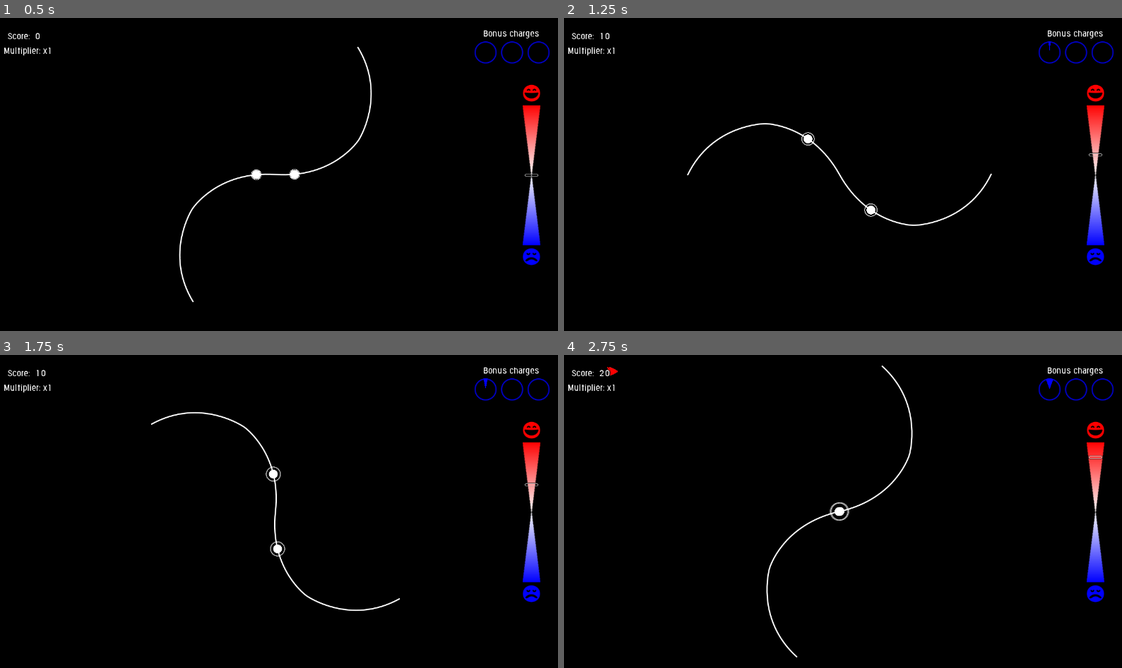
Above: before the commit, frames 1-4 (two rows, left to right).
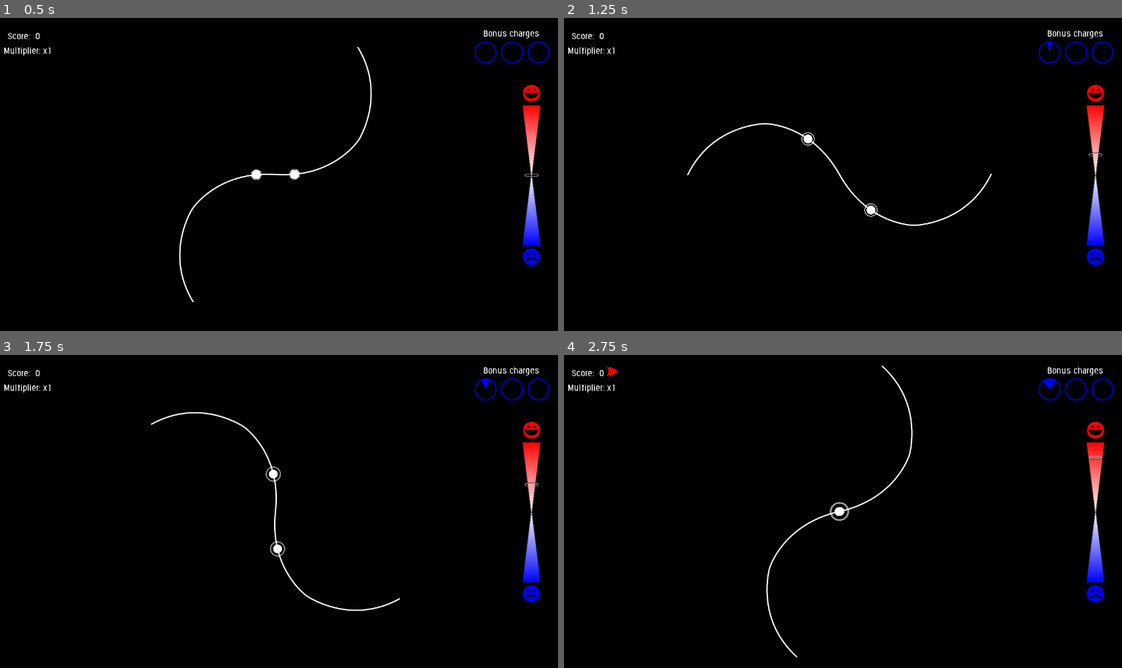
Above: after the commit, the same moments.

Repository: Aramatis/HRM-Game
Game: Godot game, scene res://scenes/levels/inward_outward/inward_outward.tscn
Same seed, same stepped clock (60 frames per second), same inputs: the game is played once before the commit and once after it. This scene is started directly instead of the project's main scene.
Inputs (mouse positions are in pixels of both pictures, inside the frame that each line leads up to):
- Up to frame 1 (0.5 s): no input
- Up to frame 2 (1.25 s): move the mouse to (870, 174) at 0.52 s; hold D (valence_up) from 0.53 s (still down); hold W (apply_bonus) from 0.53 s (still down)
- Up to frame 3 (1.75 s): keep holding D (valence_up); move the mouse to (245, 511) at 1.27 s; release W (apply_bonus) at 1.28 s; tap Space (main_action) at 1.35 s
- Up to frame 4 (2.75 s): keep holding D (valence_up); move the mouse to (854, 505) at 2.02 s; hold S (secondary_action) from 2.03 s (still down)

Frame 1 is identical in both runs. In frame 2, less than 0.1% of the frame differs, in the area x 6-88%, y 4-11%; in frame 3, less than 0.1%; in frame 4, less than 0.1%, in the area x 6-89%, y 4-11%.
Error in both runs: Assertion failed. (res://scripts/autoload/settings.gd:40)

Commit message:
Implemented difficulty system for prototype 1

Diff:
--- a/scripts/autoload/scene_switcher.gd
+++ b/scripts/autoload/scene_switcher.gd
@@ -4,7 +4,6 @@
 
 # * Variables
 const _path_prefix := "res://scenes/levels/%s"
-var _timer: Timer
 var _path: String
 var _next_scene
 var _next_state: Dictionary
@@ -18,10 +17,7 @@
 func _ready() -> void:
 	_path = ""
 	_next_scene = null
-	_timer = Timer.new()
-	add_child(_timer)
-	_timer.set_one_shot(true)
-	_timer.set_wait_time(15.0)
+	#! TODO: Update _path_list and _path_number
 	_path_list = [
 		"pre_game/pre_game",
 		"inward_outward/inward_outward",
@@ -29,7 +25,6 @@
 		"main_menu"
 	]
 	_path_number = 2
-	_timer.connect("timeout", self, "_load_scene")
 
 
 # Sets the scene change to start
@@ -38,7 +33,7 @@
 	_path_number += 1
 	_path_number %= _path_list.size()
 	_preload_scene()
-	_timer.start()
+	_load_scene()
 
 
 # Preloads the scene in the given path
@@ -56,20 +51,44 @@
 # Frees the current scene when it's safe
 func _deferred_load() -> void:
 	var _current_scene = get_tree().get_current_scene()
-	# TODO: Retrieve state
 	_current_scene.free()
 	var next_scene = _next_scene.instance()
 	get_tree().set_current_scene(next_scene)
 	_load_previous_state(next_scene)
+	next_scene.connect(
+		"level_finished", self, "scene_change", [], Object.CONNECT_ONESHOT
+	)
+	next_scene.start()
 
 
 # Retrieves the state of the current scene
 func _retrieve_state() -> Dictionary:
-	# TODO: Implement, and remember to pause
-	return {}
+	var _current_scene = get_tree().get_current_scene()
+	var state = _current_scene.retrieve_data()
+	var result = {}
+	if not state.empty():
+		result["current_val"] = state["current_val"]
+		var diff_raise = state["current_diff"] - state["base_diff"]
+		var target_raise = state["target_diff"] - state["base_diff"]
+		var raise_achieved = diff_raise / target_raise
+		result["base_diff"] = state["current_diff"] - (diff_raise / 3)
+		result["target_diff"] = (
+			result["base_diff"]
+			+ (target_raise * raise_achieved * 1.1)
+		)
+		result["current_hr"] = state["current_hr"]
+	return result
 
 
 # Loads the saved state from a previous scene
 func _load_previous_state(scene) -> void:
-	# TODO: Implement
+	if not _next_state.empty():
+		scene.set_start(_next_state)
+
+
+# Called every frame. 'delta' is the elapsed time since the previous frame.
+func _process(_delta: float) -> void:
+	#! TODO: Implement
+	#if _next_scene is null:
+	#	scene_change()
 	pass
--- a/scripts/levels/base_level/controller.gd
+++ b/scripts/levels/base_level/controller.gd
@@ -4,7 +4,7 @@
 # * Signals
 
 # * Variables
-var _last_avg_hr: float
+var _last_hr_progress: float
 var _last_difficulty: float
 
 # * Functions
@@ -12,7 +12,7 @@
 
 # Called when the node enters the scene tree for the first time
 func _ready() -> void:
-	_last_avg_hr = 0.0
+	_last_hr_progress = 0.0
 	_last_difficulty = 0.0
 	add_to_group("controllers")
 
@@ -28,15 +28,15 @@
 	return _last_difficulty
 
 
-# Called when the average hr is updated and should be overridden. By default
-# only saves the new average hr
-func hr_changed(new_avg_hr: float) -> void:
-	_last_avg_hr = new_avg_hr
+# Called when the heart rate progress is updated and should be overridden. By
+# default only saves the heart rate progress
+func hr_changed(new_hr_progress: float) -> void:
+	_last_hr_progress = new_hr_progress
 
 
-# Returns the current heart rate
-func get_avg_hr() -> float:
-	return _last_avg_hr
+# Returns the current heart rate progress
+func get_hr_progress() -> float:
+	return _last_hr_progress
 
 
 # Called when the main action is used and should be overridden. By default it
--- a/scripts/levels/base_level/level_controller.gd
+++ b/scripts/levels/base_level/level_controller.gd
@@ -12,7 +12,8 @@
 	Valence at {1}: {2}
 	Difficulty at {1}: {3}
 	Target Difficulty: {4}
-	Heart Rate at {1}: {5}"""
+	Heart Rate at {1}: {5}
+	Target Heart Rate: {6}"""
 # Name of the level
 export (String) var level_name := "base"
 # Total playtime of the level in seconds
@@ -22,15 +23,20 @@
 # Base valence of the user when the level starts
 export (float) var base_valence := 5.0
 # Base difficulty of the level when it starts
-export (float) var base_local_difficulty := 0.0
+export (float) var base_local_difficulty := 1.0
 # Target difficulty for the level to achieve at its end
-export (float) var target_local_difficulty := 5.0
+export (float) var target_local_difficulty := 3.0
+# Target heart rate for the level to achieve at its end, as fraction of the
+# initial heart rate
+export (float) var hr_variance_target := 1.2
 
 enum Actions { DIFF_UP, DIFF_DOWN, NONE }
 var current_valence: float
 var current_difficulty: float
 var level_gui: LevelGui
 var _heart_rates: Array
+var _base_hr: float
+var _hr_difference_target: float
 var _diff_step: float
 var _prev_action: int
 var _valence_difficulty_effect: float
@@ -38,6 +44,7 @@
 var _paused: bool
 var _end_timer: Timer
 var _adjust_timer: Timer
+var _hr_target_progress: float
 
 # * Functions
 
@@ -56,6 +63,9 @@
 	_adjust_timer.set_wait_time(adjust_time)
 	_prev_action = Actions.NONE
 	_heart_rates = []
+	_base_hr = -1.0
+	_hr_difference_target = -1.0
+	_hr_target_progress = 0.0
 	var step_amount = total_time / adjust_time
 	_diff_step = (target_local_difficulty - base_local_difficulty) / step_amount
 	heart_connector.register_hrm(
@@ -67,12 +77,48 @@
 
 
 # Sets the initial values to start the level
-func set_start(val_base: float, diff_base: float, diff_target: float) -> void:
-	base_valence = val_base
+func set_start(dict: Dictionary) -> void:
+	base_valence = dict["current_val"]
 	current_valence = base_valence
-	base_local_difficulty = diff_base
+	base_local_difficulty = dict["base_diff"]
 	current_difficulty = base_local_difficulty
-	target_local_difficulty = diff_target
+	target_local_difficulty = dict["target_diff"]
+	update_hr(int(dict["current_hr"]))
+	var step_amount = total_time / adjust_time
+	_diff_step = (target_local_difficulty - base_local_difficulty) / step_amount
+
+
+# Starts the level
+func start() -> void:
+	if not _started:
+		_full_entry("start")
+		_started = true
+		emit_signal("level_started")
+		_end_timer.start()
+		_adjust_timer.start()
+		level_gui.set_active(true)
+
+
+# Ends the level
+func end() -> void:
+	if _started:
+		level_gui.set_active(false)
+		_started = false
+		_full_entry("finish")
+		emit_signal("level_finished")
+
+
+# Retrieves the important data of the level
+func retrieve_data() -> Dictionary:
+	return {
+		"base_diff": base_local_difficulty,
+		"target_diff": target_local_difficulty,
+		"current_diff": current_difficulty,
+		"current_val": current_valence,
+		"base_hr": _base_hr,
+		"target_hr": _base_hr + _hr_difference_target,
+		"current_hr": _real_array_avg(_heart_rates)
+	}
 
 
 # Adjust the difficulty on a valence change
@@ -89,16 +135,27 @@
 			pass
 
 
-# Adjust the hr parameters
+# Adjusts the hr parameters and notifies controllers of hr progress if necessary
 func update_hr(tick: int) -> void:
 	_heart_rates.append(tick * 1.0)
-	if _heart_rates.size() > 5:
+	if _heart_rates.size() == 5:
+		_base_hr = _real_array_avg(_heart_rates)
+		_hr_difference_target = (_base_hr * hr_variance_target) - _base_hr
+	elif _heart_rates.size() > 5:
 		_heart_rates.pop_front()
-		var avg := 0.0
-		for hr in _heart_rates:
-			avg += hr
-		avg /= _heart_rates.size()
-		get_tree().call_group("controllers", "hr_changed", avg)
+		var avg = _real_array_avg(_heart_rates)
+		_hr_target_progress = (avg - _base_hr) / _hr_difference_target
+		get_tree().call_group("controllers", "hr_changed", _hr_target_progress)
+
+
+# Returns the average of an array of real numbers
+func _real_array_avg(array: Array) -> float:
+	var avg = -1.0
+	if not array.empty():
+		for val in array:
+			avg += val
+		avg /= array.size()
+	return avg
 
 
 # HRM error handler
@@ -126,24 +183,6 @@
 	)
 
 
-# Starts the level
-func start() -> void:
-	if not _started:
-		_full_entry("start")
-		_started = true
-		emit_signal("level_started")
-		_end_timer.start()
-		_adjust_timer.start()
-
-
-# Ends the level
-func end() -> void:
-	if _started:
-		_started = false
-		_full_entry("finish")
-		emit_signal("level_finished")
-
-
 # Logs an entry with all relevant values at the given moment
 func _full_entry(moment: String) -> void:
 	logger.log_entry(
@@ -154,7 +193,8 @@
 				current_valence,
 				current_difficulty,
 				target_local_difficulty,
-				_heart_rates.back()
+				_real_array_avg(_heart_rates),
+				_base_hr + _hr_difference_target
 			]
 		)
 	)
--- a/scripts/levels/inward_outward/enemy_controller.gd
+++ b/scripts/levels/inward_outward/enemy_controller.gd
@@ -3,10 +3,25 @@
 # * Signals
 
 # * Variables
+var _initial_time: float
+var _spawn_system: SpawnerSystem
 
 # * Functions
 
 
 # Called when the node enters the scene tree for the first time.
 func _ready() -> void:
-	pass
+	_spawn_system = $SpawnerSystem
+	_initial_time = _spawn_system.get_spawn_time()
+
+
+# Called when the difficulty is updated and should be overridden. By default
+# only saves the new difficulty
+func difficulty_updated(new_diff: float) -> void:
+	.difficulty_updated(new_diff)
+	var base_speed = 1.0 / _initial_time
+	var spawn_speed_10 = base_speed * 3.0
+	var total_spd_variance = spawn_speed_10 - base_speed
+	_spawn_system.set_spawn_time(
+		1.0 / (base_speed + ((new_diff - 1.0) / 9) * total_spd_variance)
+	)
--- a/scripts/levels/inward_outward/level_controller.gd
+++ b/scripts/levels/inward_outward/level_controller.gd
@@ -11,7 +11,6 @@
 func _ready() -> void:
 	$World/PlayerController.connect("damaged", self, "_damaged")
 	$World/PlayerController.connect("healed", self, "_healed")
-	level_gui.set_active(true)
 
 
 # Handles any level wide effects of the secondary action
@@ -28,3 +27,37 @@
 # Raises the multiplier when a ball is healed
 func _healed() -> void:
 	level_gui.raise_multiplier()
+
+
+# Adjust the hr parameters and notifies the controllers of the hr progress
+func update_hr(tick: int) -> void:
+	.update_hr(tick)
+	var bonus_adjustment := 0.7
+	var score_adjustment := 0.5
+	var extra_bonus_speed := 0.0
+	var extra_score_speed := 0.0
+	var hr_target_progress = _hr_target_progress
+	if hr_target_progress > 1.0:
+		var extra_progress = hr_target_progress - 1.0
+		extra_bonus_speed = (
+			bonus_adjustment
+			* bonus_adjustment
+			* extra_progress
+		)
+		extra_score_speed = (
+			score_adjustment
+			* score_adjustment
+			* extra_progress
+		)
+		hr_target_progress = 1.0
+	level_gui.set_bonus_load_speed(
+		1.0 + (hr_target_progress * bonus_adjustment) + extra_bonus_speed
+	)
+	level_gui.set_score_speed(
+		1.0 + (hr_target_progress * score_adjustment) + extra_score_speed
+	)
+
+
+# Adjusts the level difficulty according to a timer
+func update_difficulty() -> void:
+	.update_difficulty()
--- a/scripts/levels/inward_outward/player_controller.gd
+++ b/scripts/levels/inward_outward/player_controller.gd
@@ -6,6 +6,8 @@
 
 # * Variables
 var _rail_system: RailSystem
+var _base_player_speed: float
+var _base_rotation_speed: float
 
 # * Functions
 
@@ -15,6 +17,8 @@
 	_rail_system = $RailSystem
 	_add_rail()
 	_add_rail()
+	_base_player_speed = _rail_system.get_player_speed()
+	_base_rotation_speed = _rail_system.get_rot_speed()
 
 
 # Called when the main action is used, reverts the movement directions
@@ -25,6 +29,33 @@
 # Called when the secondary action is used, removes a rail if possible
 func secondary_used() -> void:
 	_rail_system.remove_rail()
+
+
+# Called when the difficulty is updated and should be overridden. By default
+# only saves the new difficulty
+func difficulty_updated(new_diff: float) -> void:
+	.difficulty_updated(new_diff)
+	# Move dificulty in 1 - 10+ scale
+	var rot_speed_10 = _base_rotation_speed * 3.0
+	var total_spd_variance = rot_speed_10 - _base_rotation_speed
+	_rail_system.set_rot_speed(
+		_base_rotation_speed + ((new_diff - 1.0) / 9) * total_spd_variance
+	)
+
+
+# Called when the heart rate progress is updated and should be overridden. By
+# default only saves the heart rate progress
+func hr_changed(new_hr_progress: float) -> void:
+	.hr_changed(new_hr_progress)
+	var spd_adjustment := 0.5
+	var extra_spd := 0.0
+	if new_hr_progress > 1.0:
+		var extra_progress = new_hr_progress - 1.0
+		extra_spd = (spd_adjustment * spd_adjustment * extra_progress)
+		new_hr_progress = 1.0
+	_rail_system.set_player_speed(
+		_base_player_speed * ((spd_adjustment * new_hr_progress) + extra_spd)
+	)
 
 
 # Called when a bonus is used, adds a rail
--- a/scripts/levels/level_gui/bonus.gd
+++ b/scripts/levels/level_gui/bonus.gd
@@ -16,7 +16,13 @@
 # Starts the load animation
 func start_load(tween: Tween, spd: float) -> void:
 	tween.interpolate_property(
-		self, "value", 0, 100, 20.0 * spd, Tween.TRANS_LINEAR, Tween.EASE_IN_OUT
+		self,
+		"value",
+		0,
+		100,
+		10 * (1.0 / spd),
+		Tween.TRANS_LINEAR,
+		Tween.EASE_IN_OUT
 	)
 	tween.connect(
 		"tween_completed", self, "_end_load", [tween], CONNECT_ONESHOT
--- a/scripts/levels/level_gui/level_gui.gd
+++ b/scripts/levels/level_gui/level_gui.gd
@@ -132,3 +132,23 @@
 # Hides the pause screen
 func hide_pause() -> void:
 	_pause_layer.set_layer(-128)
+
+
+# Returns the current load speed for the bonus
+func get_bonus_load_spd() -> float:
+	return _bonus.get_load_speed()
+
+
+# Sets a new load speed for the bonus
+func set_bonus_load_spd(spd: float) -> void:
+	_bonus.set_load_speed(spd)
+
+
+# Returns the current load speed for the bonus
+func get_score_spd() -> float:
+	return _score.get_score_speed()
+
+
+# Sets a new load speed for the bonus
+func set_score_spd(spd: float) -> void:
+	_score.set_score_speed(spd)
--- a/scripts/levels/level_gui/score_panel.gd
+++ b/scripts/levels/level_gui/score_panel.gd
@@ -89,6 +89,16 @@
 	return score
 
 
+# Sets the variable score to the given value
+func set_score_spd(spd: float) -> void:
+	_auto_score_secs = 1.0 / spd
+
+
+# Returns the value of the variable score
+func get_score_spd() -> float:
+	return 1.0 / _auto_score_secs
+
+
 # Adds points manually to the current score
 func add_score(points: int) -> void:
 	if active:
